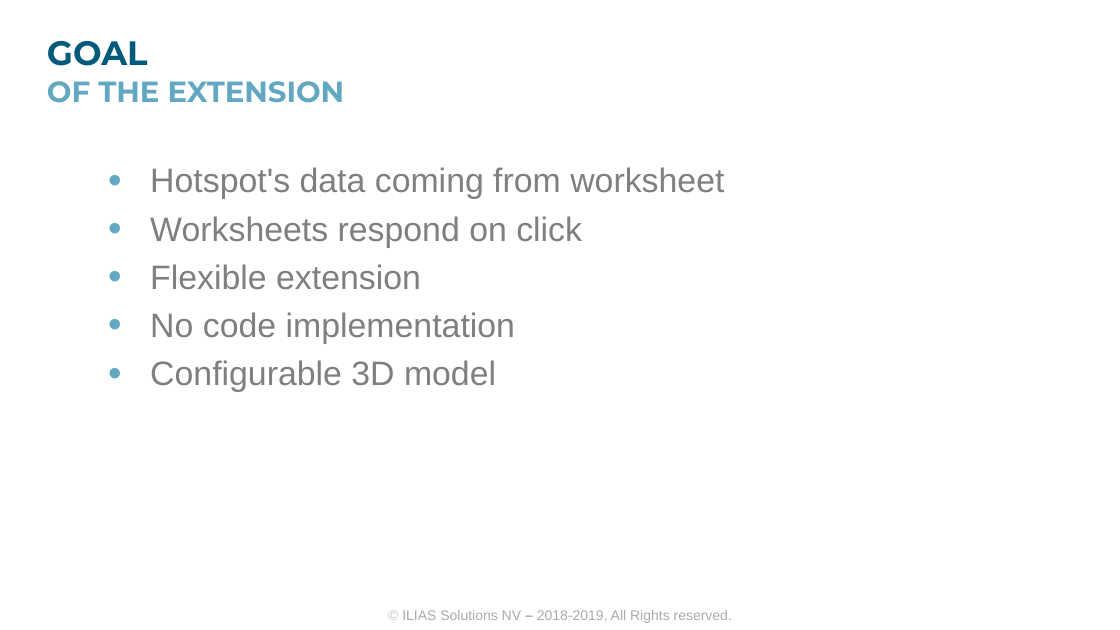
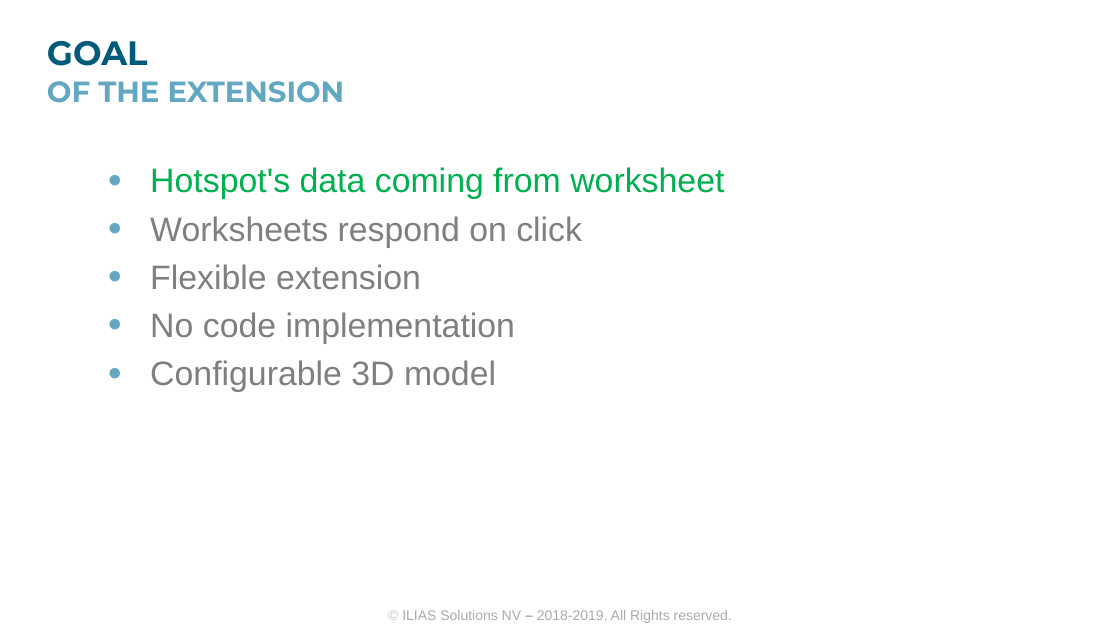
Before and after one commit to niek-ilias/niek-ilias.github.io, a slide deck: slide 3 of 3d-asset/documents/3D Model.pptx. Drawn at 1120x630 pixels with LibreOffice and Linux fonts; fonts in the diff are those of the drawing; background and template pictures are left out. Boxes give left, top, right and bottom in pixels: in the first picture for what was removed or moved away, otherwise in the second. Text is boxed around its words. In the diff, an @@ line names an element or a change of style, - is before the commit and + after.

```diff
--- a/3d-asset/documents/3D Model.pptx
+++ b/3d-asset/documents/3D Model.pptx
@@ text at bbox=[150, 167, 724, 199]: text colour #7F7F7F to #00B050 in "Hotspot's data coming from worksheet" @@
```
Also in this commit, not shown: 4 other slides changed, 1 slide added, 2 slides removed, 4 other files.
